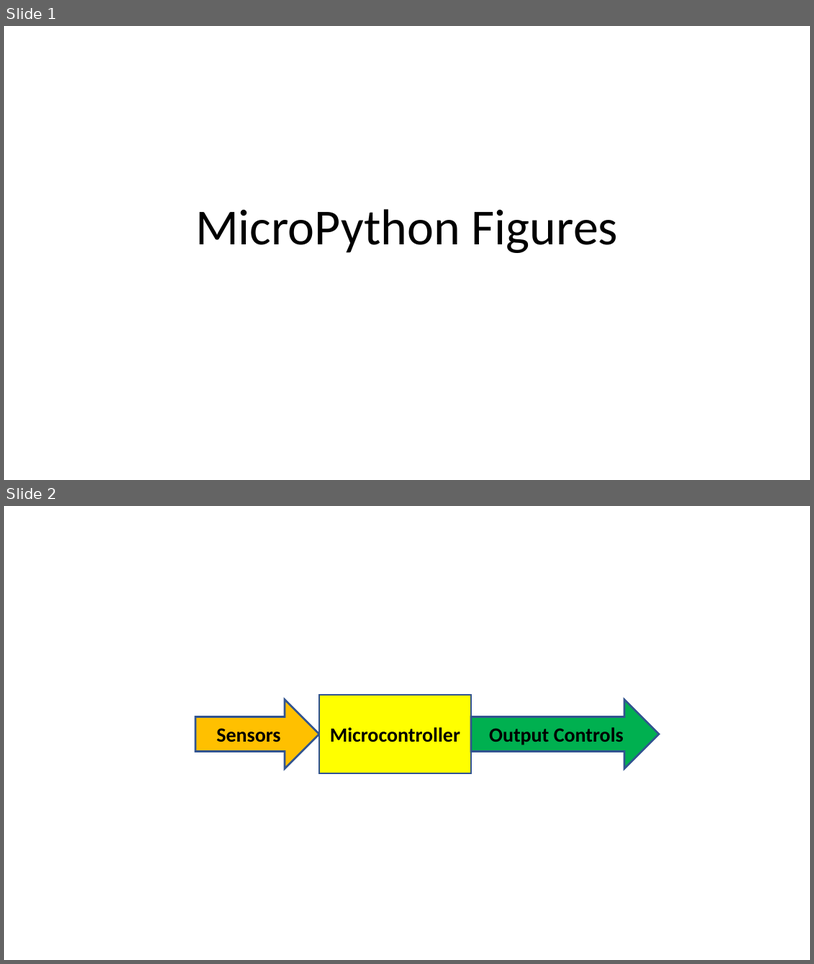
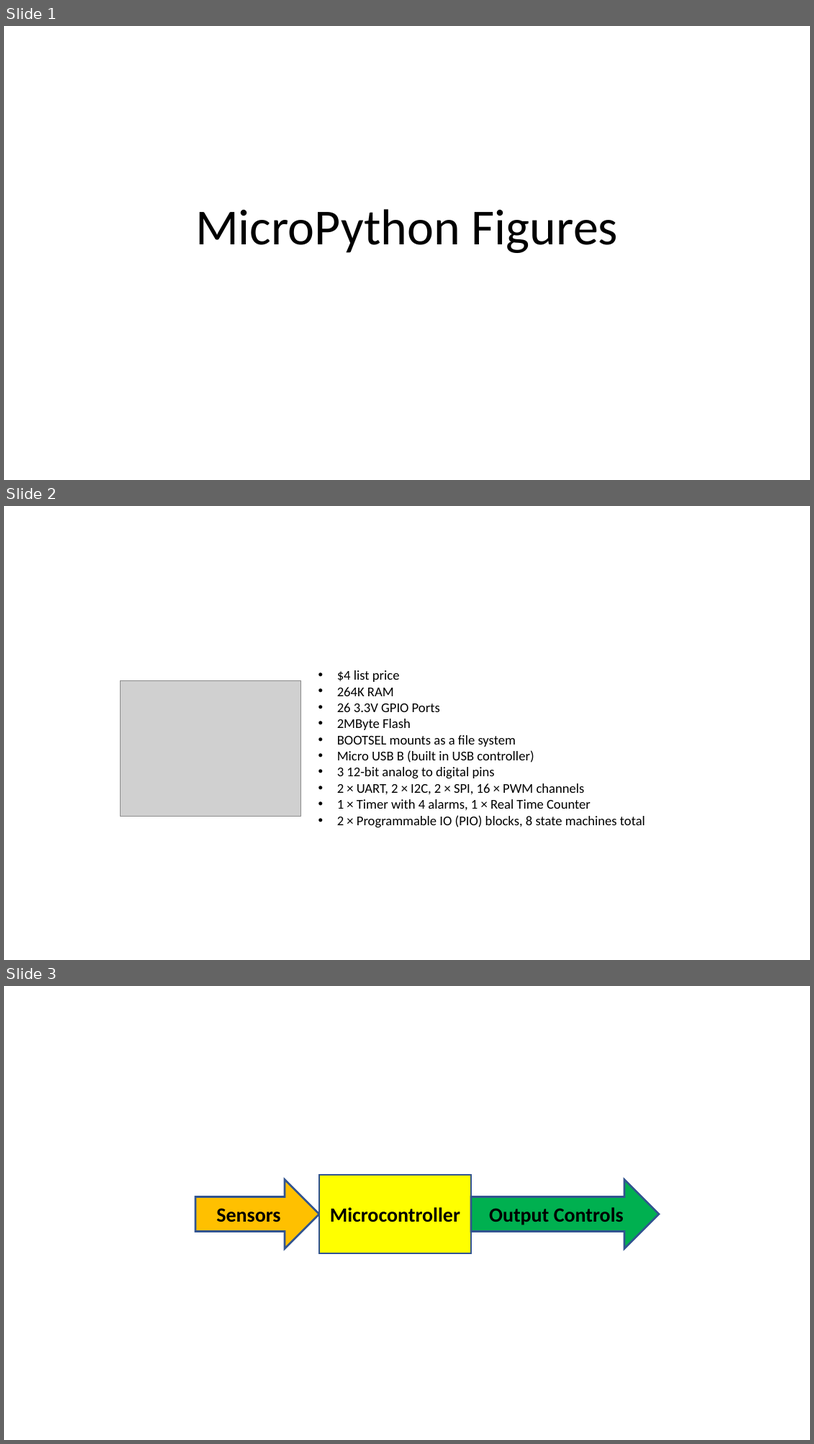
Before and after one commit to CoderDojoTC/micropython, a slide deck: docs/img/figures.pptx. Shown one above the other, each under a label of ours: slides 1 and 2 before the commit, slides 1, 2 and 3 after it. The pictures are 814x964 and 814x1444 pixels, drawn with LibreOffice and Linux fonts; fonts in the diff are those of the drawing; grey boxes stand for pictures. Boxes give left, top, right and bottom in pixels: in the first picture for what was removed or moved away, otherwise in the second. Text is boxed around its words. In the diff, an @@ line names an element or a change of style, - is before the commit and + after.

```diff
--- a/docs/img/figures.pptx
+++ b/docs/img/figures.pptx
@@ slide 2 added at (4, 506, 810, 960), background #FFFFFF @@
@@ text added at (337, 670, 646, 828), 16 pt, text #000000 @@
+• $4 list price
+• 264K RAM
+• 26 3.3V GPIO Ports
+• 2MByte Flash
+• BOOTSEL mounts as a file system
+• Micro USB B (built in USB controller)
+• 3 12-bit analog to digital pins
+• 2 × UART, 2 × I2C, 2 × SPI, 16 × PWM channels
+• 1 × Timer with 4 alarms, 1 × Real Time Counter
+• 2 × Programmable IO (PIO) blocks, 8 state machines total
@@ picture added at (120, 680, 301, 816) @@
@@ what was slide 2 is now slide 3 @@
```
Also in this commit, not shown: 6 other files.
